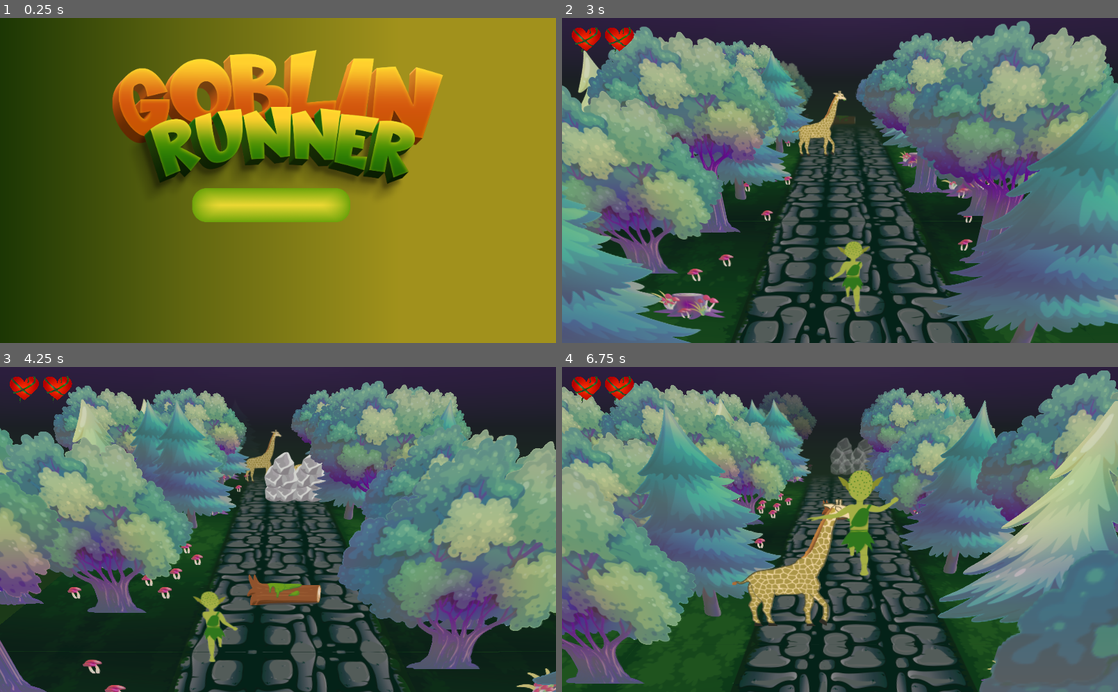
Above: before the commit, frames 1-4 (two rows, left to right).
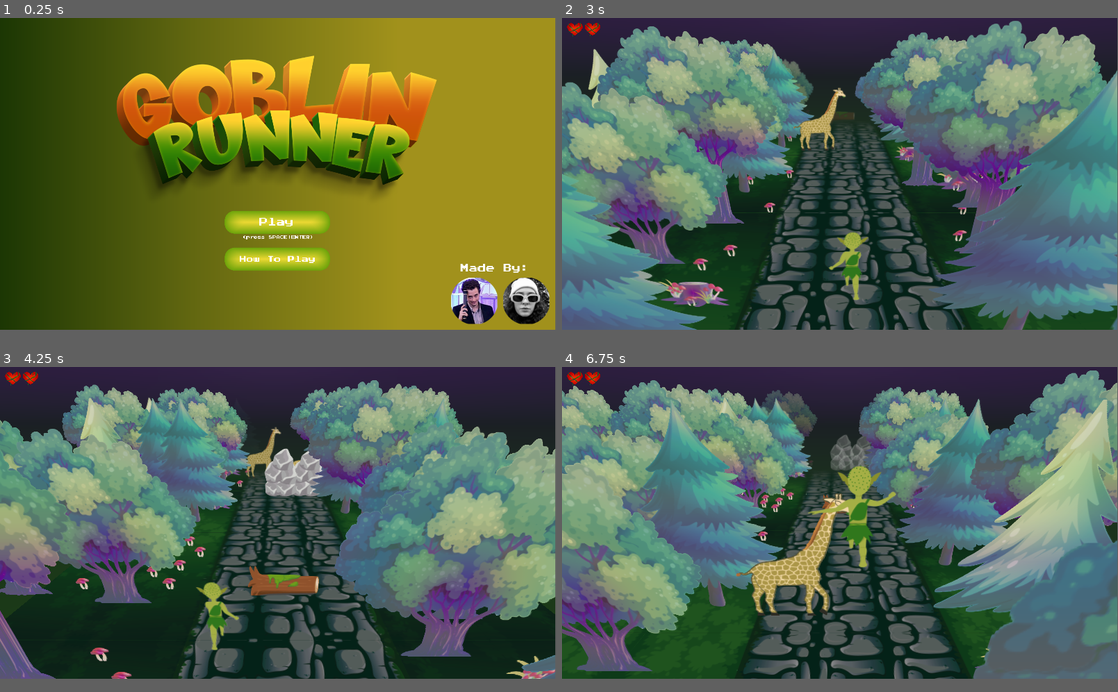
Above: after the commit, the same moments.

Repository: RafaelKuhn/globin
Game: Godot game, scene res://MainMenu.tscn
Same seed, same stepped clock (60 frames per second), same inputs: the game is played once before the commit and once after it.
Inputs (mouse positions are in pixels of both pictures, inside the frame that each line leads up to; where the layout moved, square brackets give the same spot in the first picture):
- Up to frame 1 (0.25 s): no input
- Up to frame 2 (3 s): click (840, 268) at 0.5 s, where only the run after the commit has a clickable "How To Play"; click (1034, 313) at 1.27 s; click (1090, 313) at 2.02 s; click (840, 229) [834, 206] at 2.75 s
- Up to frame 3 (4.25 s): tap Enter (ui_accept) at 3.5, 3.77 s; tap A (A_key) at 3.6 s
- Up to frame 4 (6.75 s): tap D (D_key) at 4.35 s; tap Enter (ui_accept) at 4.52 s; tap S (S_key) at 5.1 s; click (712, 467) [845, 552] at 5.75 s; tap W (W_key) at 6.6 s
In our replay, the window is 800x468 before the commit and 799x449 after it. These sizes can differ from the game's own. Grey fills any space a smaller window leaves; there, only what the larger window draws over its background counts as a difference.

The runs differ from the first frame. In frame 1, 15% of the frame differs, in the area x 0-99%, y 9-100%; in frame 2, 38%; in frame 3, 35%; in frame 4, 39%, in the area x 0-100%, y 0-100%.

Commit message:
feature: scaler for control nodes, decent menu

Diff:
--- /dev/null
+++ b/Fonts/new_dynamicfont.tres
@@ -0,0 +1,7 @@
+[gd_resource type="DynamicFont" load_steps=2 format=2]
+
+[ext_resource path="res://Fonts/PressStart2P.ttf" type="DynamicFontData" id=1]
+
+[resource]
+size = 85
+font_data = ExtResource( 1 )
--- /dev/null
+++ b/Fonts/new_dynamicfontdata.tres
@@ -0,0 +1,4 @@
+[gd_resource type="DynamicFontData" format=2]
+
+[resource]
+font_path = "res://Fonts/PressStart2P.ttf"
--- a/MainMenu.tscn
+++ b/MainMenu.tscn
@@ -1,9 +1,15 @@
-[gd_scene load_steps=7 format=2]
+[gd_scene load_steps=13 format=2]
 
 [ext_resource path="res://menus/sprites/GOBLIN-RUNNER-PNG.png" type="Texture" id=1]
 [ext_resource path="res://menus/sprites/BTN2.png" type="Texture" id=2]
+[ext_resource path="res://Fonts/new_dynamicfont.tres" type="DynamicFont" id=3]
 [ext_resource path="res://menus/sprites/BTN3.png" type="Texture" id=4]
 [ext_resource path="res://menus/menu.gd" type="Script" id=5]
+[ext_resource path="res://menus/sprites/EU.png" type="Texture" id=6]
+[ext_resource path="res://menus/sprites/MARI_HOV.png" type="Texture" id=7]
+[ext_resource path="res://menus/sprites/MARI.png" type="Texture" id=8]
+[ext_resource path="res://menus/sprites/EU_HOV.png" type="Texture" id=9]
+[ext_resource path="res://custom-ui/scaler.gd" type="Script" id=10]
 
 [sub_resource type="Gradient" id=1]
 offsets = PoolRealArray( 0, 0.333333, 0.715847 )
@@ -13,19 +19,10 @@
 gradient = SubResource( 1 )
 width = 512
 
-[node name="Control" type="Control"]
+[node name="MainMenu" type="Control"]
 anchor_right = 1.0
 anchor_bottom = 1.0
 script = ExtResource( 5 )
-__meta__ = {
-"_edit_use_anchors_": false
-}
-
-[node name="ColorRect" type="ColorRect" parent="."]
-visible = false
-anchor_right = 1.0
-anchor_bottom = 1.0
-color = Color( 0.388235, 0.670588, 0.0784314, 1 )
 __meta__ = {
 "_edit_use_anchors_": false
 }
@@ -39,10 +36,23 @@
 "_edit_use_anchors_": false
 }
 
-[node name="GoblinRunner" type="TextureRect" parent="."]
-anchor_right = 1.0
-margin_top = -77.0
-margin_bottom = 441.0
+[node name="MenuScaler" type="Control" parent="."]
+anchor_left = 0.5
+anchor_top = 0.5
+anchor_right = 0.5
+anchor_bottom = 0.5
+script = ExtResource( 10 )
+
+[node name="GoblinRunner" type="TextureRect" parent="MenuScaler"]
+anchor_left = 0.5
+anchor_top = 0.5
+anchor_right = 0.5
+anchor_bottom = 0.5
+margin_left = -907.0
+margin_top = -657.0
+margin_right = 1013.0
+margin_bottom = 340.983
+rect_scale = Vector2( 0.94269, 0.94269 )
 texture = ExtResource( 1 )
 expand = true
 stretch_mode = 6
@@ -50,75 +60,146 @@
 "_edit_use_anchors_": false
 }
 
-[node name="BtnFromGlobin" type="TextureRect" parent="."]
-visible = false
-anchor_right = 1.0
-margin_left = 382.0
-margin_top = 275.363
-margin_right = -386.0
-margin_bottom = 404.363
-grow_horizontal = 0
-grow_vertical = 0
-rect_clip_content = true
-texture = ExtResource( 2 )
-expand = true
-stretch_mode = 6
-__meta__ = {
-"_edit_use_anchors_": false
-}
-
-[node name="TextureButton" type="TextureButton" parent="."]
-visible = false
-anchor_right = 1.0
-margin_left = 383.0
-margin_top = 324.0
-margin_right = 398.0
-margin_bottom = 549.0
-rect_scale = Vector2( 0.257097, 0.257097 )
+[node name="Menu" type="Control" parent="MenuScaler"]
+anchor_right = 1.0
+anchor_bottom = 1.0
+margin_left = -960.0
+margin_top = -540.0
+margin_right = 960.0
+margin_bottom = 540.0
+__meta__ = {
+"_edit_use_anchors_": false
+}
+
+[node name="OrPressSpace" type="Label" parent="MenuScaler/Menu"]
+anchor_left = 0.5
+anchor_top = 0.5
+anchor_right = 0.5
+anchor_bottom = 0.5
+margin_left = -121.0
+margin_top = 213.0
+margin_right = 1494.0
+margin_bottom = 298.0
+rect_scale = Vector2( 0.152021, 0.152021 )
+custom_fonts/font = ExtResource( 3 )
+text = "(press SPACE|ENTER)"
+align = 1
+__meta__ = {
+"_edit_use_anchors_": false
+}
+
+[node name="MenuItems" type="VBoxContainer" parent="MenuScaler/Menu"]
+anchor_left = 0.5
+anchor_top = 0.5
+anchor_right = 0.5
+anchor_bottom = 0.5
+margin_left = -351.0
+margin_top = 128.0
+margin_right = 1648.0
+margin_bottom = 1258.0
+rect_scale = Vector2( 0.35, 0.35 )
+custom_constants/separation = 140
+__meta__ = {
+"_edit_use_anchors_": false
+}
+
+[node name="TextureButton" type="TextureButton" parent="MenuScaler/Menu/MenuItems"]
+margin_left = 480.0
+margin_right = 1519.0
+margin_bottom = 225.0
+focus_mode = 0
+size_flags_horizontal = 4
+enabled_focus_mode = 0
 texture_normal = ExtResource( 2 )
-__meta__ = {
-"_edit_use_anchors_": false
-}
-
-[node name="TextureButton2" type="TextureButton" parent="."]
-visible = false
-anchor_right = 1.0
-margin_left = 401.0
-margin_top = 8.0
-margin_right = 416.0
-margin_bottom = 233.0
-rect_scale = Vector2( 0.257097, 0.257097 )
-texture_normal = ExtResource( 2 )
-__meta__ = {
-"_edit_use_anchors_": false
-}
-
-[node name="VBoxContainer2" type="VBoxContainer" parent="."]
-anchor_left = 0.5
-anchor_right = 0.5
-margin_left = -158.0
-margin_top = 314.0
-margin_right = 881.0
-margin_bottom = 914.0
-rect_scale = Vector2( 0.28, 0.28 )
-custom_constants/separation = 60
-__meta__ = {
-"_edit_use_anchors_": false
-}
-
-[node name="TextureButton" type="TextureButton" parent="VBoxContainer2"]
-margin_right = 1039.0
-margin_bottom = 225.0
+texture_hover = ExtResource( 4 )
+
+[node name="Label" type="Label" parent="MenuScaler/Menu/MenuItems/TextureButton"]
+margin_left = 341.333
+margin_top = 68.7499
+margin_right = 355.333
+margin_bottom = 82.7499
+custom_fonts/font = ExtResource( 3 )
+text = "Play"
+align = 1
+__meta__ = {
+"_edit_use_anchors_": false
+}
+
+[node name="TextureButton2" type="TextureButton" parent="MenuScaler/Menu/MenuItems"]
+margin_left = 480.0
+margin_top = 365.0
+margin_right = 1519.0
+margin_bottom = 590.0
 size_flags_horizontal = 4
 texture_normal = ExtResource( 2 )
-texture_hover = ExtResource( 4 )
-
-[node name="TextureButton2" type="TextureButton" parent="VBoxContainer2"]
-visible = false
-margin_top = 285.0
-margin_right = 1039.0
-margin_bottom = 510.0
-size_flags_horizontal = 4
-texture_normal = ExtResource( 2 )
-
-[connection signal="pressed" from="VBoxContainer2/TextureButton" to="." method="_on_PlayButton_pressed"]
+
+[node name="Label2" type="Label" parent="MenuScaler/Menu/MenuItems/TextureButton2"]
+margin_left = 148.0
+margin_top = 81.0
+margin_right = 162.0
+margin_bottom = 95.0
+rect_scale = Vector2( 0.8, 0.8 )
+custom_fonts/font = ExtResource( 3 )
+text = "How To Play"
+align = 1
+__meta__ = {
+"_edit_use_anchors_": false
+}
+
+[node name="MadeByScaler" type="Control" parent="."]
+anchor_left = 1.0
+anchor_top = 1.0
+anchor_right = 1.0
+anchor_bottom = 1.0
+script = ExtResource( 10 )
+__meta__ = {
+"_edit_use_anchors_": false
+}
+
+[node name="MadeBy2" type="Label" parent="MadeByScaler"]
+anchor_left = 1.0
+anchor_top = 1.0
+anchor_right = 1.0
+anchor_bottom = 1.0
+margin_left = -328.0
+margin_top = -228.0
+margin_right = 352.0
+margin_bottom = -143.0
+rect_scale = Vector2( 0.35, 0.35 )
+custom_fonts/font = ExtResource( 3 )
+text = "Made By:"
+align = 1
+__meta__ = {
+"_edit_use_anchors_": false
+}
+
+[node name="MadeBys2" type="HBoxContainer" parent="MadeByScaler"]
+anchor_left = 1.0
+anchor_top = 1.0
+anchor_right = 1.0
+anchor_bottom = 1.0
+margin_left = -360.0
+margin_top = -180.0
+margin_right = -20.0
+margin_bottom = -20.0
+custom_constants/separation = 20
+__meta__ = {
+"_edit_use_anchors_": false
+}
+
+[node name="TextureButton4" type="TextureButton" parent="MadeByScaler/MadeBys2"]
+margin_right = 160.0
+margin_bottom = 160.0
+texture_normal = ExtResource( 6 )
+texture_hover = ExtResource( 9 )
+
+[node name="TextureButton5" type="TextureButton" parent="MadeByScaler/MadeBys2"]
+margin_left = 180.0
+margin_right = 340.0
+margin_bottom = 160.0
+texture_normal = ExtResource( 8 )
+texture_hover = ExtResource( 7 )
+
+[connection signal="pressed" from="MenuScaler/Menu/MenuItems/TextureButton" to="." method="_on_PlayButton_pressed"]
+[connection signal="pressed" from="MadeByScaler/MadeBys2/TextureButton4" to="." method="_on_rafa_press"]
+[connection signal="pressed" from="MadeByScaler/MadeBys2/TextureButton5" to="." method="_on_mari_press"]
--- a/Menu.tscn
+++ b/Menu_OLD.tscn
@@ -1,11 +1,11 @@
 [gd_scene load_steps=10 format=2]
 
-[ext_resource path="res://menus/menu.gd" type="Script" id=1]
-[ext_resource path="res://menus/sprites/play(1).png" type="Texture" id=2]
-[ext_resource path="res://menus/sprites/GOBLIN-RUNNER-PNG.png" type="Texture" id=3]
-[ext_resource path="res://menus/EzTog.tscn" type="PackedScene" id=4]
-[ext_resource path="res://menus/VeryEzTog.tscn" type="PackedScene" id=5]
-[ext_resource path="res://menus/MedTog.tscn" type="PackedScene" id=6]
+[ext_resource path="res://menus/VeryEzTog.tscn" type="PackedScene" id=1]
+[ext_resource path="res://menus/EzTog.tscn" type="PackedScene" id=2]
+[ext_resource path="res://menus/MedTog.tscn" type="PackedScene" id=3]
+[ext_resource path="res://menus/menu.gd" type="Script" id=4]
+[ext_resource path="res://menus/sprites/GOBLIN-RUNNER-PNG.png" type="Texture" id=5]
+[ext_resource path="res://menus/sprites/play(1).png" type="Texture" id=6]
 
 [sub_resource type="ProceduralSky" id=2]
 sky_top_color = Color( 0.27339, 0.0858, 0.39, 1 )
--- /dev/null
+++ b/custom-ui/scaler.gd
@@ -0,0 +1,12 @@
+extends Control
+
+const BASE_W := 1920
+const BASE_H := 1080
+
+func _process(delta):
+	var size = get_viewport_rect().size;
+	var aspect_x = size.x/BASE_W
+	var aspect_y = size.y/BASE_H
+	var min_aspect = min(aspect_x, aspect_y);
+	self.rect_scale = Vector2(min_aspect, min_aspect)
+	# print("w %s  h %s, as w %s  as h %s  MIN: %s" % [ size.x, size.y, aspect_x, aspect_y, min_aspect ] )
--- a/Game.tscn
+++ b/game/Game.tscn
@@ -1,13 +1,13 @@
 [gd_scene load_steps=11 format=2]
 
-[ext_resource path="res://player/player.tscn" type="PackedScene" id=1]
-[ext_resource path="res://obstacles/Toco.tscn" type="PackedScene" id=2]
-[ext_resource path="res://map/Map.tscn" type="PackedScene" id=3]
-[ext_resource path="res://player/camera.gd" type="Script" id=4]
+[ext_resource path="res://obstacles/Toco.tscn" type="PackedScene" id=1]
+[ext_resource path="res://player/player.tscn" type="PackedScene" id=2]
+[ext_resource path="res://obstacles/Gifa.tscn" type="PackedScene" id=3]
+[ext_resource path="res://map/Map.tscn" type="PackedScene" id=4]
 [ext_resource path="res://obstacles/Preda.tscn" type="PackedScene" id=5]
-[ext_resource path="res://obstacles/Gifa.tscn" type="PackedScene" id=6]
-[ext_resource path="res://hp/hp.gd" type="Script" id=7]
-[ext_resource path="res://obstacles/Win.tscn" type="PackedScene" id=8]
+[ext_resource path="res://obstacles/Win.tscn" type="PackedScene" id=6]
+[ext_resource path="res://player/camera.gd" type="Script" id=7]
+[ext_resource path="res://hp/hp.gd" type="Script" id=8]
 
 [sub_resource type="ProceduralSky" id=2]
 sky_top_color = Color( 0.27339, 0.0858, 0.39, 1 )
--- a/game.gd
+++ b/game/game.gd
@@ -1,6 +1,6 @@
 extends Node
 
-const game_scene = preload("res://Game.tscn")
+const game_scene = preload("res://game/Game.tscn")
 
 const win_scene = preload("res://menus/Won.tscn")
 const lost_scene = preload("res://menus/Lost.tscn")
--- a/hp/hp.gd
+++ b/hp/hp.gd
@@ -2,7 +2,7 @@
 
 signal needs_to_shake_camera()
 
-const Global = preload("res://global.gd")
+const Global = preload("res://game/global.gd")
 
 const NodeHP = preload("res://hp/vida.tscn")
 const NodeBlinkingHP = preload("res://hp/vida-piscando.tscn")
--- a/map/Environment.gd
+++ b/map/Environment.gd
@@ -1,6 +1,6 @@
 extends Spatial
 
-const Global = preload("res://global.gd")
+const Global = preload("res://game/global.gd")
 
 var objects: Array
 var objects_last_z_position: float
--- a/menus/menu.gd
+++ b/menus/menu.gd
@@ -1,6 +1,6 @@
 extends Node
 
-const Global = preload("res://global.gd")
+const Global = preload("res://game/global.gd")
 
 # func _ready():
 # 	$"VeryEzTog".pressed = false
@@ -28,3 +28,10 @@
 
 func _on_MedTog_toggled(_is_pressed: bool):
 	get_node("/root/Game").game_speed = 12.0
+
+
+func _on_rafa_press():
+	OS.shell_open("https://rafaelkuhn.com")
+
+func _on_mari_press():
+	OS.shell_open("https://www.behance.net/marianabiondo1")
--- a/obstacles/Obstacle.gd
+++ b/obstacles/Obstacle.gd
@@ -2,7 +2,7 @@
 
 signal on_any_collision(lane, tipo)
 
-const Global = preload("res://global.gd")
+const Global = preload("res://game/global.gd")
 export(Global.OBSTACLE_TYPE) var type
 
 onready var speed: float = get_node("/root/Game").game_speed
--- a/player/player.gd
+++ b/player/player.gd
@@ -2,7 +2,7 @@
 
 signal damage_taken()
 
-const Global = preload("res://global.gd")
+const Global = preload("res://game/global.gd")
 
 enum VerticalState { DEFAULT, JUMPING, ROLLING }
 enum HorizontalState { RUNNING, SWITCHING }
--- a/project.godot
+++ b/project.godot
@@ -12,7 +12,7 @@
 "base": "Node",
 "class": "Global",
 "language": "GDScript",
-"path": "res://global.gd"
+"path": "res://game/global.gd"
 } ]
 _global_script_class_icons={
 "Global": ""
@@ -22,13 +22,18 @@
 
 config/name="Globin"
 run/main_scene="res://MainMenu.tscn"
-config/icon="res://icon2.png"
+config/icon="res://game/Globin.png"
 config/macos_native_icon="Globin"
 config/windows_native_icon="Globin"
 
 [autoload]
 
-Game="*res://game.gd"
+Game="*res://game/game.gd"
+
+[display]
+
+window/size/width=1920
+window/size/height=1080
 
 [input]
 
Binary file added: Fonts/PressStart2P.ttf
Not shown: 2 places in Menu_OLD.tscn that only renumber resources
Not shown: 3 places in game/Game.tscn that only renumber resources
Renamed: icon2.png -> game/Globin.png
Not shown, added: game/Globin.png.import
Renamed: global.gd -> game/global.gd
Binary file added: menus/sprites/EU.png
Not shown, added: menus/sprites/EU.png.import
Binary file added: menus/sprites/EU_HOV.png
Not shown, added: menus/sprites/EU_HOV.png.import
Binary file added: menus/sprites/MARI.png
Not shown, added: menus/sprites/MARI.png.import
(and 5 more such lines)
